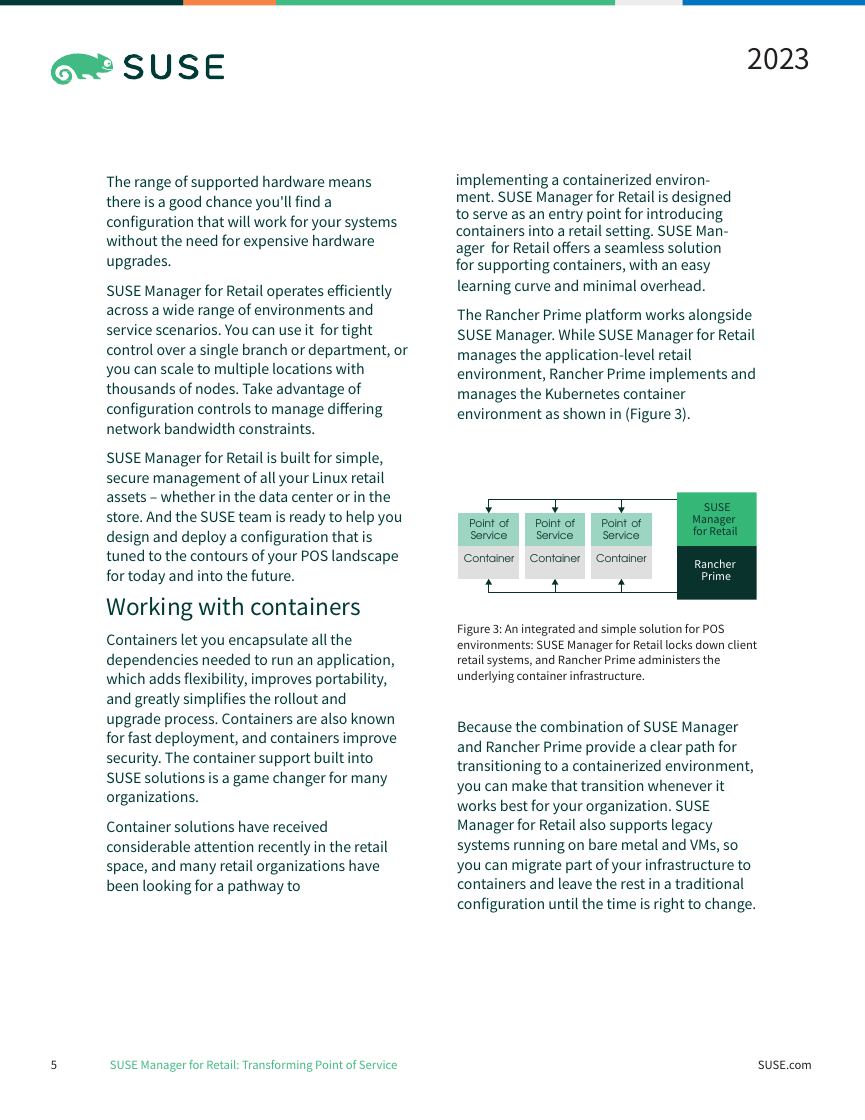
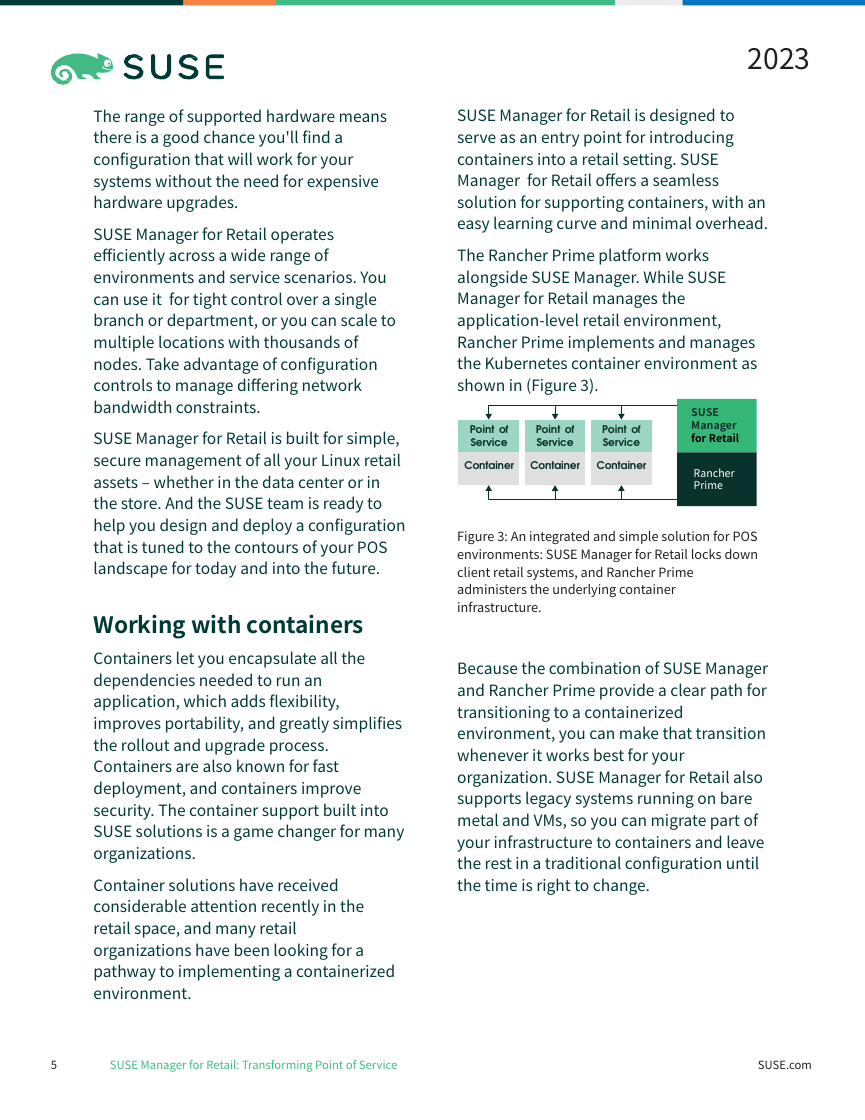
Before and after one commit to vickyhella/marketing-docs, a slide deck: slide 5 of source/whitepaper/SUMA-Retail-Transforming-2023.pptx. Drawn at 865x1120 pixels with LibreOffice and Linux fonts; fonts in the diff are those of the drawing. Boxes give left, top, right and bottom in pixels: in the first picture for what was removed or moved away, otherwise in the second. Text is boxed around its words. In the diff, an @@ line names an element or a change of style, - is before the commit and + after.

Commit message:
Update source format: SUMA-Retail-Transforming-2023

```diff
--- a/source/whitepaper/SUMA-Retail-Transforming-2023.pptx
+++ b/source/whitepaper/SUMA-Retail-Transforming-2023.pptx
@@ text "The range of supported hardware ...": place and size @@
-text "The range of supported hardware ..." at <box>106,175,408,585</box>
+text "The range of supported hardware ..." at <box>93,109,405,999</box>
@@ text at <box>93,109,405,578</box>: size 10 to 11 pt in "The range of supported hardware means there ...", "SUSE Manager for Retail operates efficiently across ...", "SUSE Manager for Retail is built for ..." @@
@@ text "SUSE Manager for Retail is ...": place and size @@
-text "SUSE Manager for Retail is ..." at <box>456,173,756,423</box>
+text "SUSE Manager for Retail is ..." at <box>457,108,768,395</box>
@@ text at <box>457,108,768,233</box>: text changed; size 10 to 11 pt @@
-implementing a containerized environ-
-ment. SUSE Manager for Retail is designed
-to serve as an entry point for introducing
-containers into a retail setting. SUSE Man-
-ager for Retail offers a seamless solution
-for supporting containers, with an easy
-learning curve and minimal overhead.
+SUSE Manager for Retail is designed to serve as an entry point for introducing containers into a retail setting. SUSE Manager for Retail offers a seamless solution for supporting containers, with an easy learning curve and minimal overhead.
@@ text at <box>457,248,757,395</box>: size 10 to 11 pt in "The Rancher Prime platform works alongside SUSE ..." @@
@@ 14 freeform shapes, 1 table: place and size @@
-14 freeform shapes, 1 table at <box>458,493,756,599</box>
+14 freeform shapes, 1 table at <box>458,399,756,506</box>
@@ table at <box>458,419,652,484</box> @@
-row 1: Point of | Point of | Point of
-row 2: Service | Service | Service
+row 1: Point of Service | Point of Service | Point of Service
@@ text at <box>691,408,739,442</box>: text changed; bold on @@
-SUSE
+SUSE Manager for Retail
@@ text at <box>694,468,735,489</box>: text changed @@
-Rancher
+Rancher Prime
@@ text "Figure 3: An integrated and ...": place and size @@
-text "Figure 3: An integrated and ..." at <box>457,624,758,683</box>
+text "Figure 3: An integrated and ..." at <box>457,530,759,612</box>
@@ text "Figure 3: An integrated and ..." at <box>457,530,759,612</box>: size 8 to 9 pt @@
@@ text removed at <box>692,515,735,526</box> @@
-Manager
@@ text removed at <box>693,524,737,535</box> @@
-for Retail
@@ text removed at <box>106,597,398,895</box> @@
-Working with containers
-Containers let you encapsulate all the dependencies needed to run an application, which adds flexibility, improves portability, and greatly simplifies the rollout and upgrade process. Containers are also known for fast deployment, and containers improve security. The container support built into SUSE solutions is a game changer for many organizations.
-Container solutions have received considerable attention recently in the retail space, and many retail organizations have been looking for a pathway to
@@ text removed at <box>701,572,731,580</box> @@
-Prime
@@ text at <box>93,614,405,999</box>: paragraphs added @@
+Working with containers
+Containers let you encapsulate all the dependencies needed to run an application, which adds flexibility, improves portability, and greatly simplifies the rollout and upgrade process. Containers are also known for fast deployment, and containers improve security. The container support built into SUSE solutions is a game changer for many organizations.
+Container solutions have received considerable attention recently in the retail space, and many retail organizations have been looking for a pathway to implementing a containerized environment.
@@ text "Because the combination of SUSE ...": place and size @@
-text "Because the combination of SUSE ..." at <box>457,720,757,913</box>
+text "Because the combination of SUSE ..." at <box>457,661,768,895</box>
@@ text "Because the combination of SUSE ..." at <box>457,661,768,895</box>: size 10 to 11 pt @@
```
Also in this commit, not shown: 5 other slides changed.
